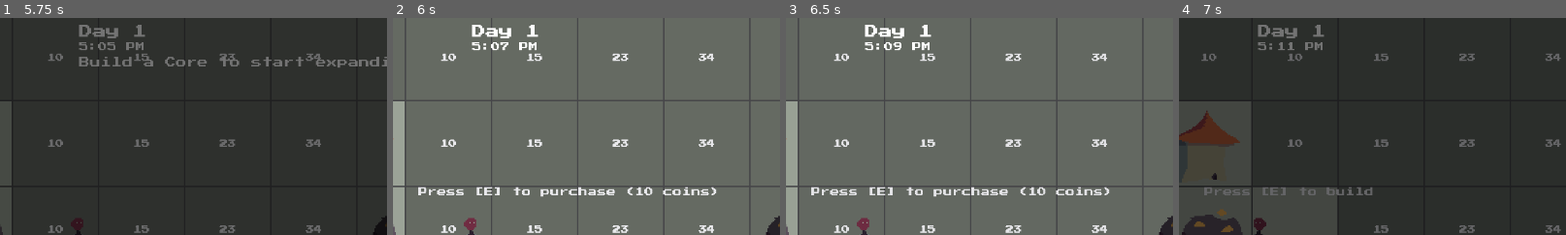
Above: before the commit, frames 1-4 (left to right).
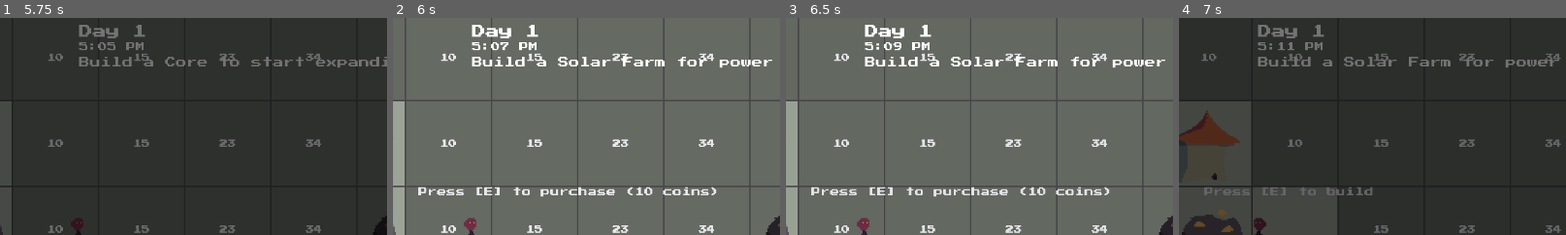
Above: after the commit, the same moments.

Repository: alecray/base-defense-game
Game: Godot game, scene res://scenes/main.tscn
Two runs of this game, one before a commit and one after it. Both use one fixed random seed, a clock stepped at 60 frames per second and the inputs below.
Inputs (mouse positions are % of the whole screen's width and height, from its top left):
- Up to frame 1 (5.75 s): tap E at 0.5, 2.75, 2.85 s; move the mouse to (72, 45) at 0.52 s; hold D 0.53-1.25 s; tap U at 0.6, 4.35 s; click (72, 45) at 0.67 s; click "Skip to Dusk" at 1.25 s; click "✕" at 2 s; move the mouse to (30, 55) at 2.77 s; hold S 2.78-3.53 s; move the mouse to (60, 28) at 3.52 s; hold D 3.53-4.28 s; tap Z at 3.6 s; move the mouse to (45, 70) at 4.27 s; hold W 4.28-5 s; click (45, 70) at 4.42 s; click "Skip to Dusk" at 5 s
- Up to frame 2 (6 s): click "Core 100 coins" at 5.75 s
- Up to frame 3 (6.5 s): no input
- Up to frame 4 (7 s): tap E at 6.5, 6.6 s; move the mouse to (80, 65) at 6.52 s; hold A from 6.53 s (still down)
The pictures show only the part of the screen within x 40-90%, y 0-50%; the shares and areas given below are measured in that part.

Frame 1 is identical in both runs. In frame 2, 1.3% of the frame differs, in the area x 20-98%, y 17-24%; in frame 3, 1.4%; in frame 4, 1.2%.

Commit message:
Change core prompt to solar farm hint after core is placed
Co-Authored-By: Claude Sonnet 4.6 <noreply@anthropic.com>

Diff:
--- a/scripts/hud.gd
+++ b/scripts/hud.gd
@@ -90,6 +90,8 @@
 
 func _on_building_placed(building_name: String) -> void:
 	if building_name == "Core":
+		_core_prompt.text = "Build a Solar Farm for power"
+	elif building_name == "SolarFarm" and GameState.get_building_count("SolarFarm") == 1:
 		_core_prompt.visible = false
 
 func _on_workers_changed(count: int, cap: int, free: int) -> void:
@@ -111,6 +113,7 @@
 	_day_label.text = "Day 1"
 	_power_label.text = "Power: 0 / %d" % GameState.power_cap
 	_soldiers_label.text = "Soldiers: 0 / 0"
+	_core_prompt.text = "Build a Core to start expanding"
 	_core_prompt.visible = true
 	if _game_over_root != null:
 		_game_over_root.queue_free()
